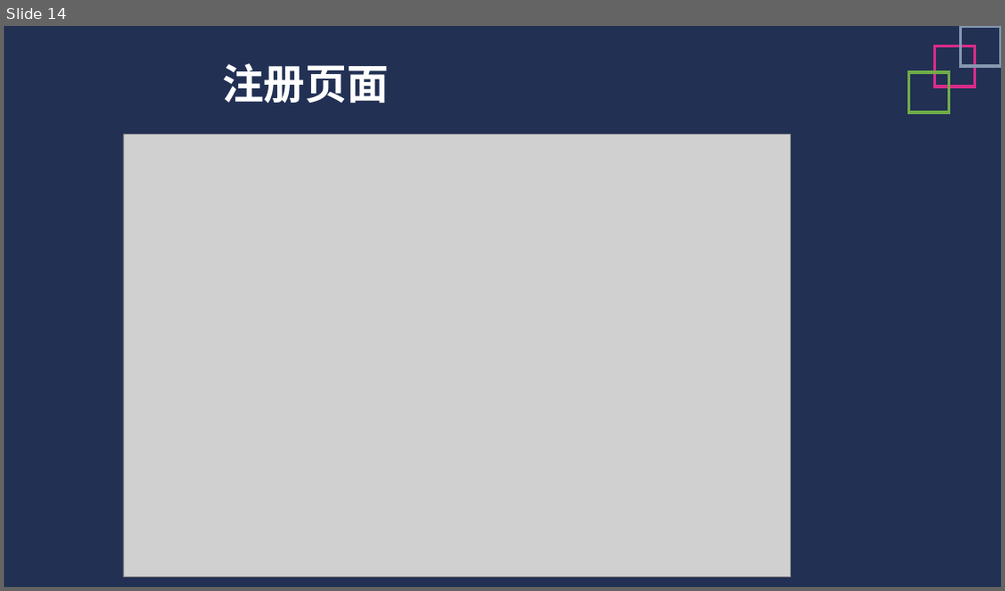
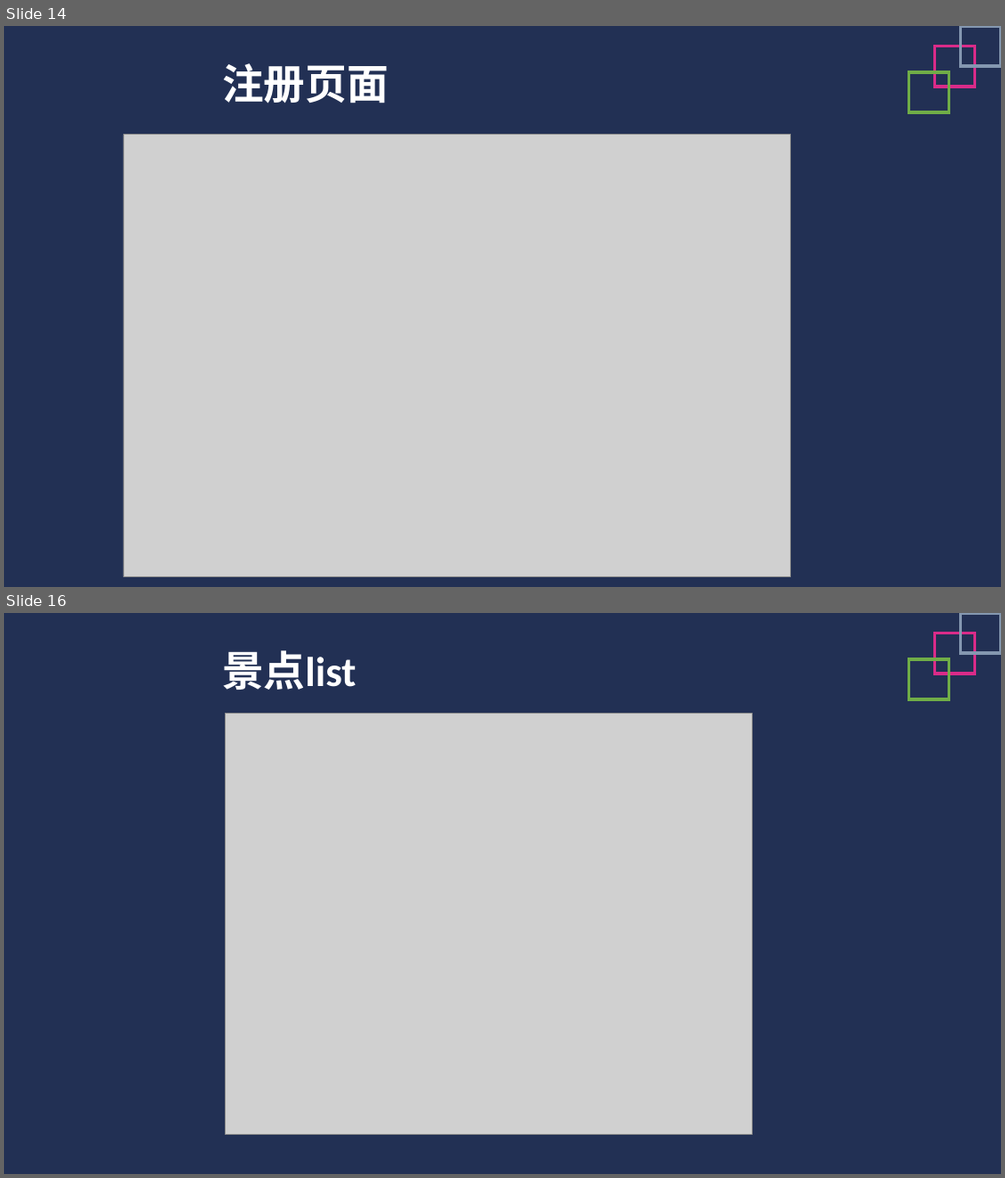
Before and after one commit to Glossy/WebEngineering, a slide deck: 应用建模.pptx. Shown one above the other, each under a label of ours: slide 14 before the commit, slides 14 and 16 after it; the slides between them are not shown. The pictures are 1005x591 and 1005x1178 pixels, drawn with LibreOffice and Linux fonts; fonts in the diff are those of the drawing; grey boxes stand for pictures. Boxes give left, top, right and bottom in pixels: in the first picture for what was removed or moved away, otherwise in the second. Text is boxed around its words. In the diff, an @@ line names an element or a change of style, - is before the commit and + after.

Commit message:
景点list

```diff
--- a/应用建模.pptx
+++ b/应用建模.pptx
@@ slide 16 added at [4,613,1001,1174], background #FFFFFF; not listed: 1 template element that a slide beside it also shows @@
@@ rectangle added at [935,633,975,674], outline #DA2B89 3 pt @@
@@ rectangle added at [961,613,1001,653], outline #8497B0 3 pt @@
@@ text added at [222,650,356,690], 40 pt, text #FFFFFF, bold @@
+景点list
@@ rectangle added at [909,659,949,699], outline #70AD47 3 pt @@
@@ picture added at [226,714,752,1135] @@
@@ ellipse added at [135,1045,214,1124], fill #223054 @@
```
Also in this commit, not shown: 1 slide changed, 2 other files.
